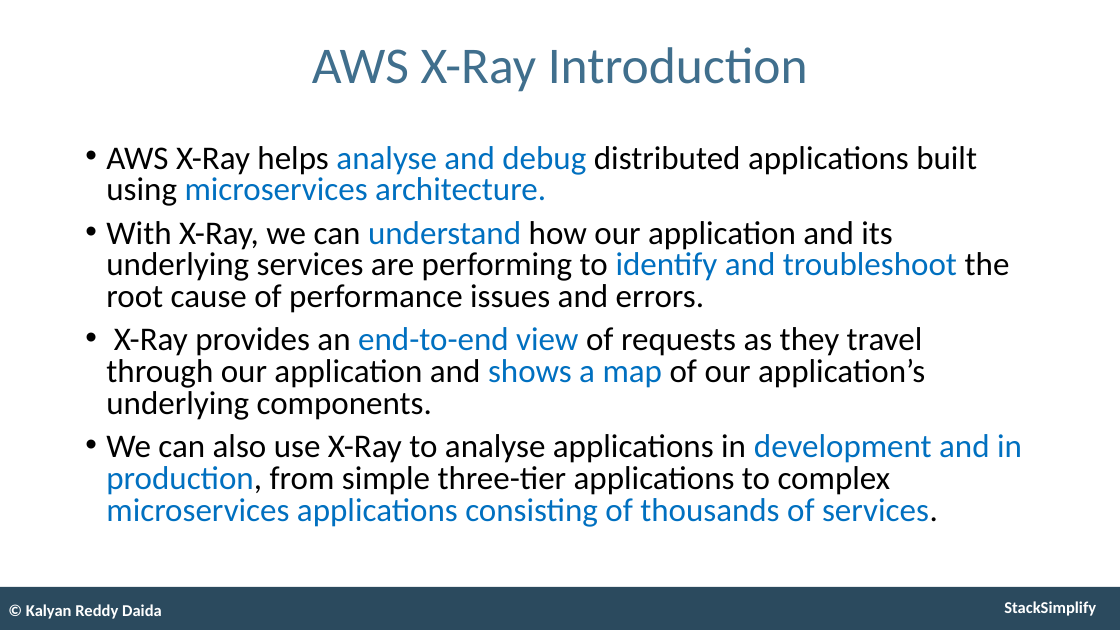
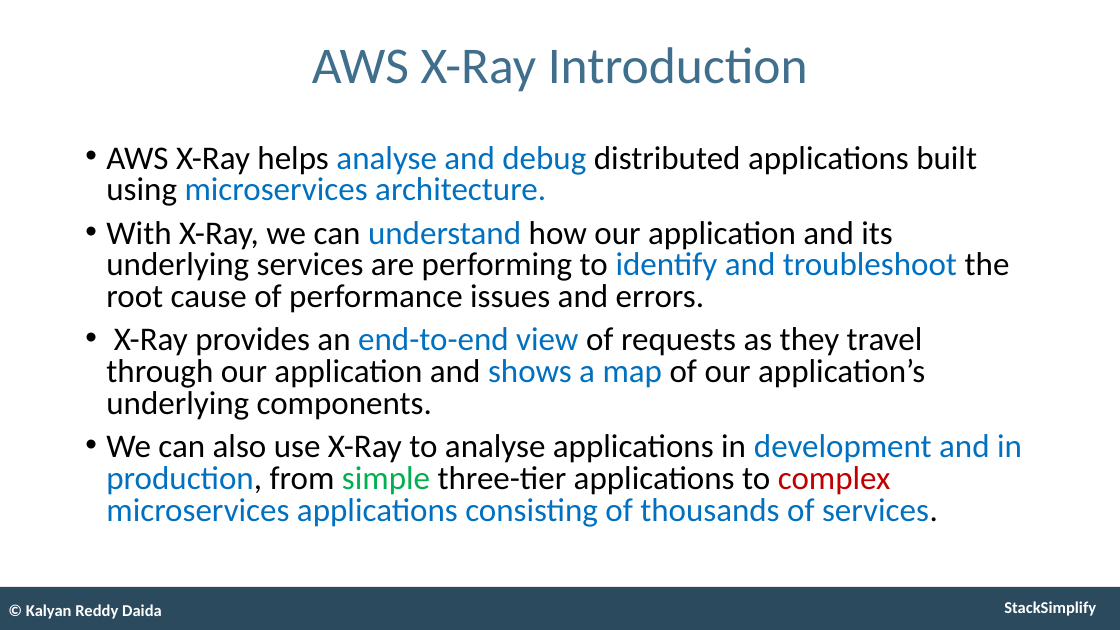
Before and after one commit to talvionyx/aws-eks-kubernetes-masterclass, a slide deck: slide 153 of presentation/AWS-Fargate-and-EKS-Masterclass.pptx (slide 151 before the commit). Drawn at 1120x630 pixels with LibreOffice and Linux fonts; fonts in the diff are those of the drawing. Boxes give left, top, right and bottom in pixels: in the first picture for what was removed or moved away, otherwise in the second. Text is boxed around its words. In the diff, an @@ line names an element or a change of style, - is before the commit and + after.

```diff
--- a/presentation/AWS-Fargate-and-EKS-Masterclass.pptx
+++ b/presentation/AWS-Fargate-and-EKS-Masterclass.pptx
@@ text at bbox=[106, 434, 1022, 527]: text colour #000000 to #00B050 in "simple"; text colour #000000 to #C00000 in "complex" @@
```
Also in this commit, not shown: 6 other slides changed, 7 slides added, 1 slide removed, 1 other file.
